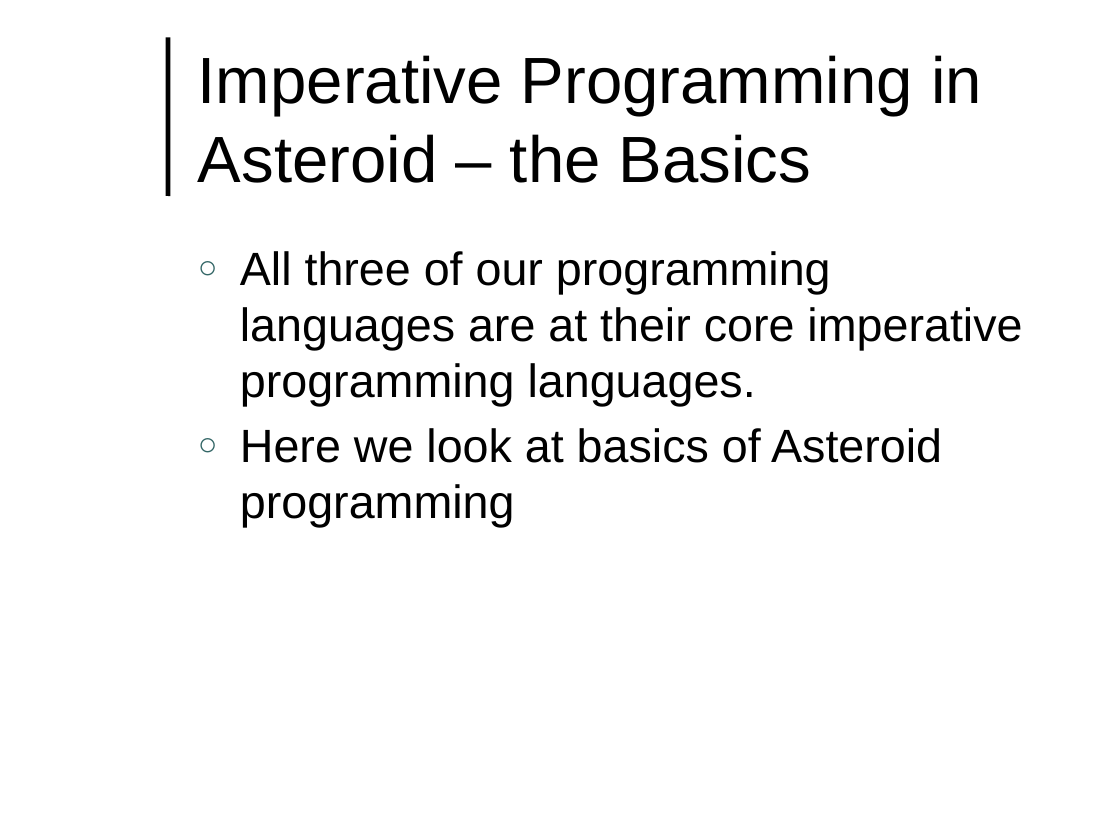
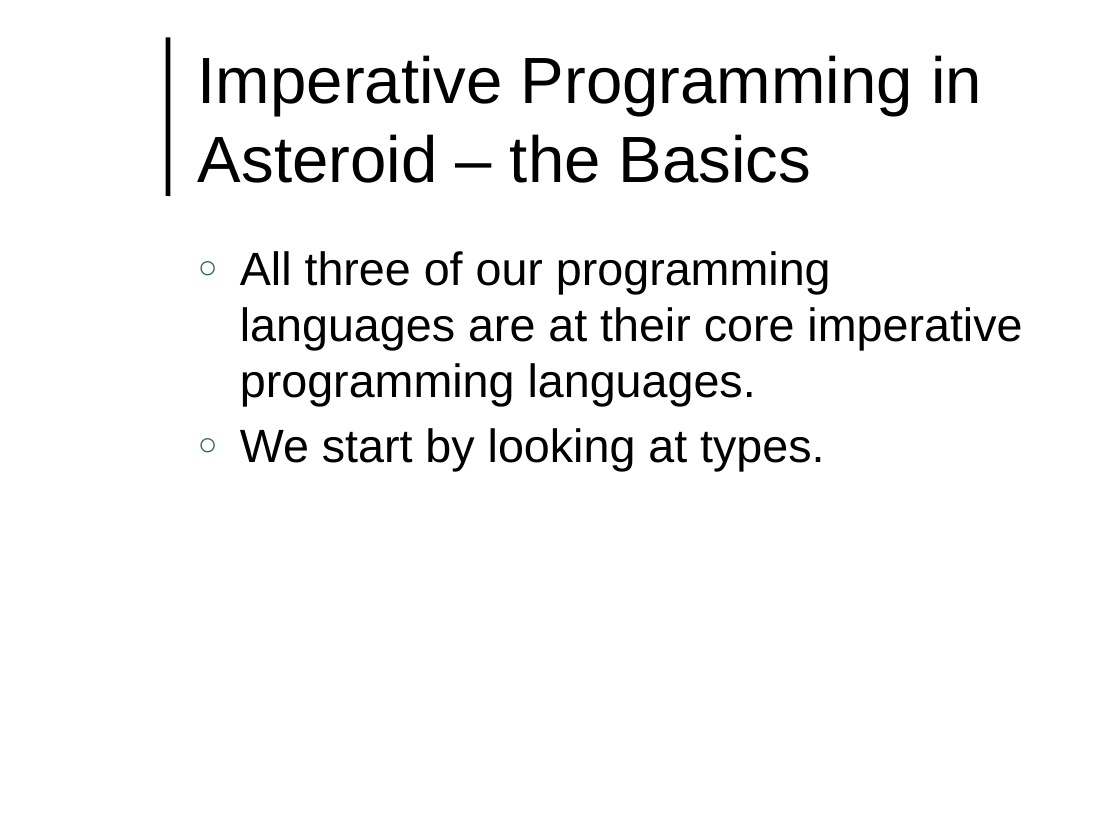
Before and after one commit to lutzhamel/CSC493, a slide deck: slide 2 of notes/csc493-ln002.pptx. Drawn at 1120x840 pixels with LibreOffice and Linux fonts; fonts in the diff are those of the drawing; background and template pictures are left out. Boxes give left, top, right and bottom in pixels: in the first picture for what was removed or moved away, otherwise in the second. Text is boxed around its words. In the diff, an @@ line names an element or a change of style, - is before the commit and + after.

```diff
--- a/notes/csc493-ln002.pptx
+++ b/notes/csc493-ln002.pptx
@@ text at (240, 428, 824, 472): text changed @@
-○ Here we look at basics of Asteroid programming
+○ We start by looking at types.
```
Also in this commit, not shown: 3 other slides changed, 18 slides added, 1 slide removed, 15 other files.
